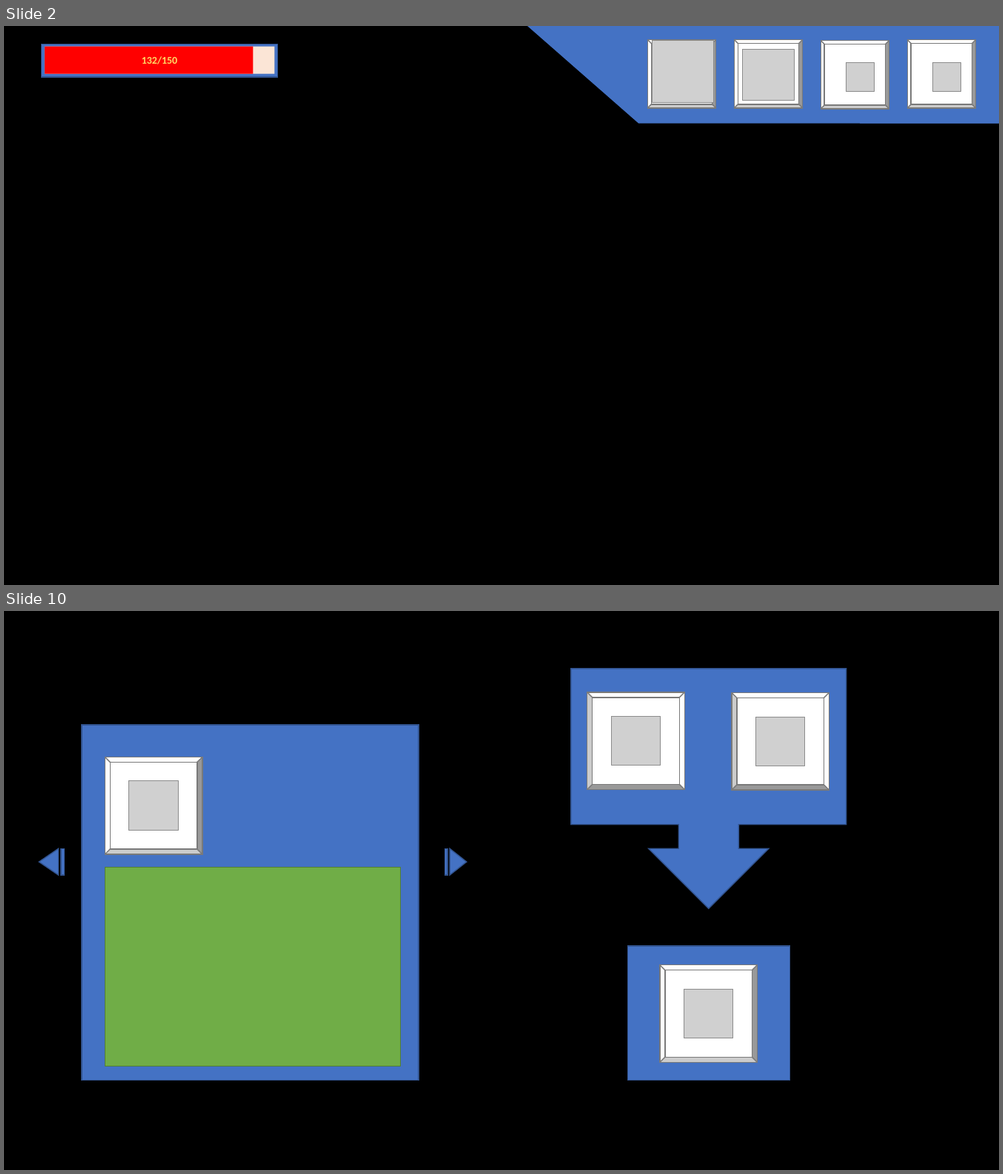
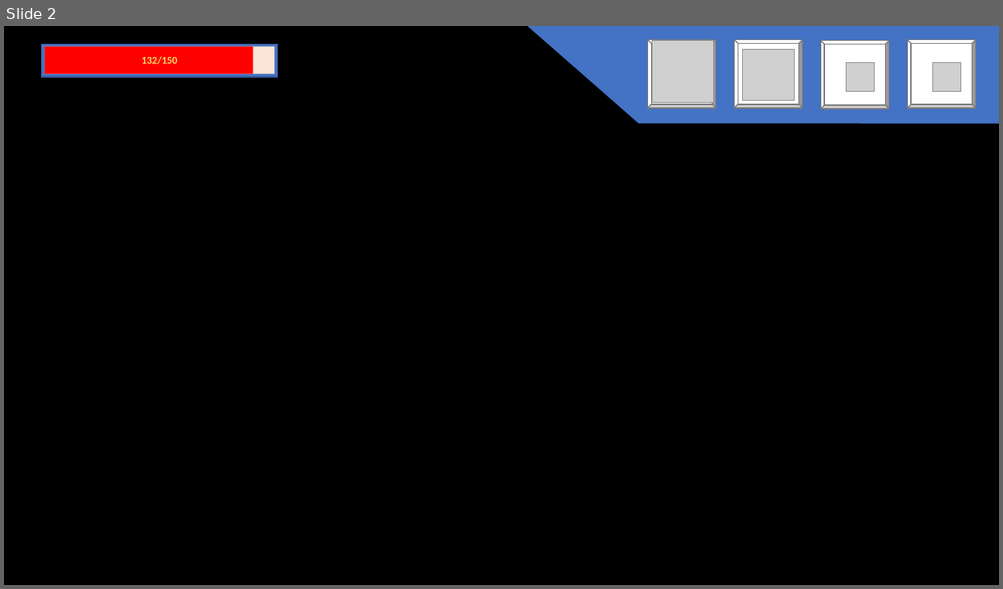
Before and after one commit to WolfPack-1/2D-Side-View-Roguelike, a slide deck: DesignDocs/Design/기획 문서/UI 기획서 초안.pptx. Shown one above the other, each under a label of ours: slides 2 and 10 before the commit, slide 2 after it; the slides between them are not shown. The pictures are 1003x1174 and 1003x589 pixels, drawn with LibreOffice and Linux fonts; fonts in the diff are those of the drawing; grey boxes stand for pictures. Boxes give left, top, right and bottom in pixels: in the first picture for what was removed or moved away, otherwise in the second. Text is boxed around its words. In the diff, an @@ line names an element or a change of style, - is before the commit and + after.

```diff
--- a/DesignDocs/Design/기획 문서/UI 기획서 초안.pptx
+++ b/DesignDocs/Design/기획 문서/UI 기획서 초안.pptx
@@ slide 10 removed at [4, 611, 999, 1170], background #000000 @@
@@ group removed at [571, 669, 846, 909]: 2 bevels, 2 pictures, 1 right arrow callout @@
@@ group removed at [39, 725, 466, 1081]: 4 rectangles, 2 triangles, 1 bevel, 1 picture @@
@@ rectangle removed at [628, 947, 791, 1081] @@
@@ bevel removed at [660, 965, 757, 1063] @@
@@ picture removed at [684, 989, 733, 1039] @@
```
Also in this commit, not shown: 6 slides changed, 2 slides added, 1 other slide removed, 4 other files.
